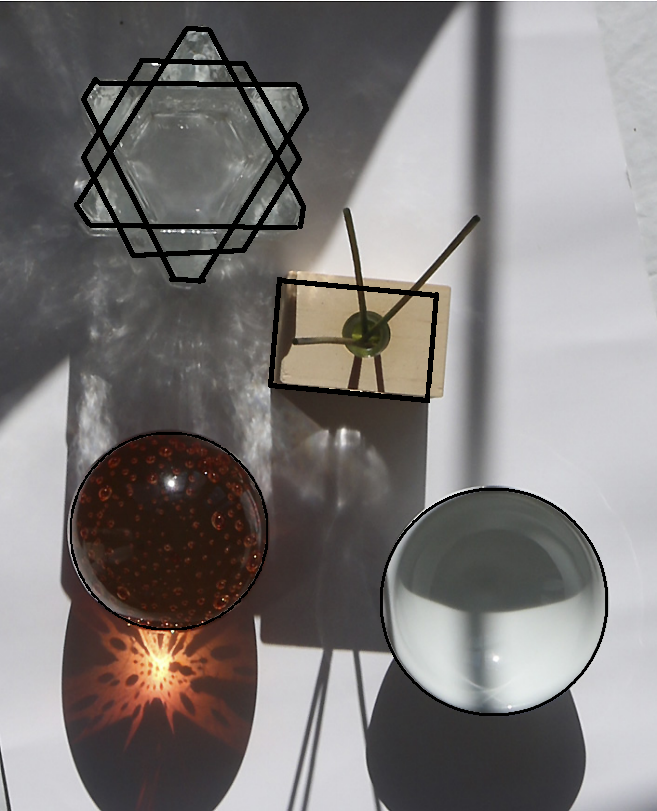
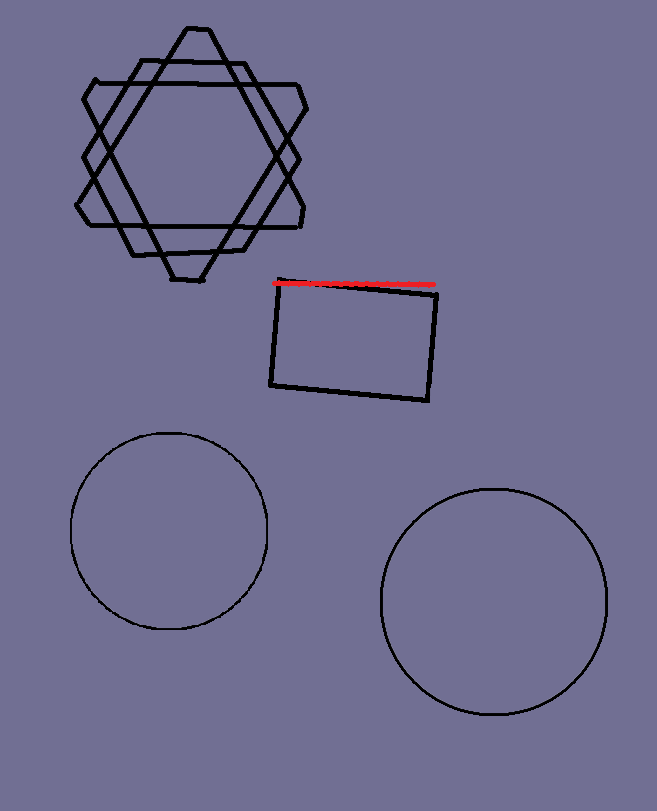
Comparing the layer stacks of the two 657 × 811 images. Changes:
added layer "Layer 3" above "prisma" over bbox(272, 280, 436, 288)
showed "Layer 2" over bbox(0, 0, 657, 811)
hid "Layer 1" over bbox(0, 0, 657, 811)
